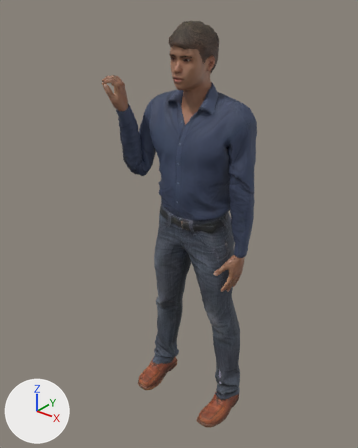
The Blender file assets-src/avatars/mpfb2/avatar.blend: old version first, new version second.
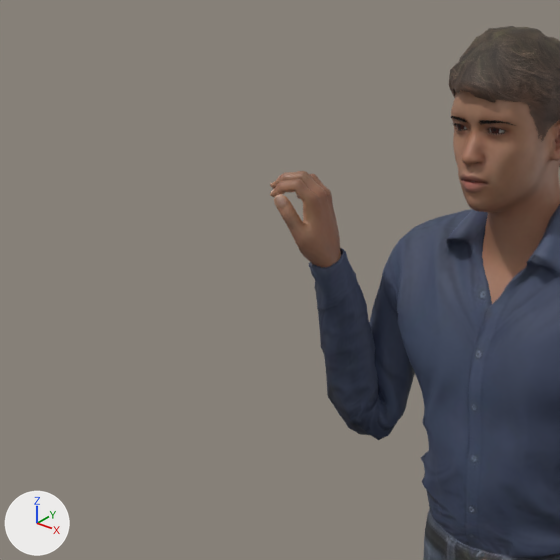
There are two pictures of each version: one whole from a 50 mm camera at (1.26, -1.728, 2.057) aimed at (-0.065, -0.072, 1.03), one close up on the part from 0% to 59% of the width and 2% to 49% of the height. The axes (+X, +Y, +Z) are drawn at lower left. The lights are the same throughout. The first two pictures are the older version. Both versions are drawn at frame 1 of the action 'sign_C'; the numbers are the values there.

The first close-up shows 'nexolsc_mpfb2', 'nexolsc_mpfb2.male_casualsuit01', 'nexolsc_mpfb2.short02' and 3 more.
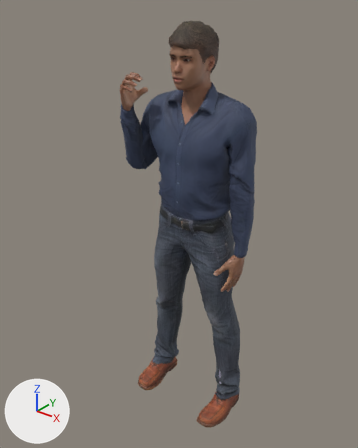
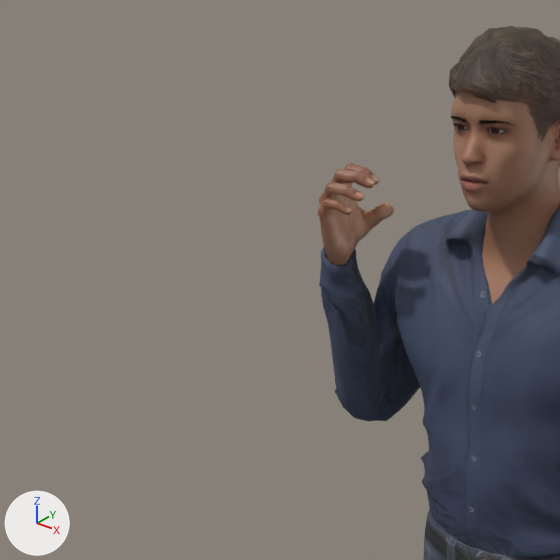
Location of each change, [x1, y1, x2, y2] in pixels of the close-ups (560 x 560 px):
```json
{"object": "nexolsc_mpfb2.male_casualsuit01", "change": "posed", "before": [309, 204, 560, 560], "after": [319, 204, 560, 560]}
{"object": "nexolsc_mpfb2", "change": "posed", "before": [270, 90, 560, 304], "after": [318, 90, 560, 304]}
```

Edits to the scene script, one JSON object a line:
```json
{"block": "bone_forearm_fk_r", "where": "bone_forearm_fk_r = bpy.data.objects['rig'].pose.bones['forearm_fk.R']  # child of 'upper_arm_fk.R'"}
{"op": "set", "path": "bone_forearm_fk_r.rotation_euler", "old": "(1.326, -0.105, -2.496)", "new": "(1.868, 0.122, 0.454)", "note": "degrees (76, -6, -143) -> degrees (107, 7, 26)"}
{"block": "bone_hand_fk_r", "where": "bone_hand_fk_r = bpy.data.objects['rig'].pose.bones['hand_fk.R']  # child of 'MCH-hand_fk.R'"}
{"op": "set", "path": "bone_hand_fk_r.rotation_euler", "old": "(-0.332, 0.0698, -0.105)", "new": "(0.0, 0.0349, -0.0873)", "note": "degrees (-19, 4, -6) -> degrees (0, 2, -5)"}
{"block": "bone_thumb_01_master_r", "where": "bone_thumb_01_master_r = bpy.data.objects['rig'].pose.bones['thumb.01_master.R']  # child of 'ORG-palm.01.R'"}
{"op": "set", "path": "bone_thumb_01_master_r.rotation_euler", "old": "(0.0, 0.0, 0.0)", "new": "(0.262, 0.349, -0.279)", "note": "degrees (0, 0, 0) -> degrees (15, 20, -16)"}
{"block": "bone_thumb_01_r", "where": "bone_thumb_01_r = bpy.data.objects['rig'].pose.bones['thumb.01.R']  # child of 'MCH-thumb.01_drv.R'"}
{"op": "set", "path": "bone_thumb_01_r.rotation_euler", "old": "(0.0, 0.0, 0.262)", "new": "(0.157, 0.0, -0.0524)", "note": "degrees (0, 0, 15) -> degrees (9, 0, -3)"}
{"block": "bone_thumb_02_r", "where": "bone_thumb_02_r = bpy.data.objects['rig'].pose.bones['thumb.02.R']  # child of 'MCH-thumb.02_drv.R'"}
{"op": "set", "path": "bone_thumb_02_r.rotation_euler", "old": "(0.262, 0.0, 0.0)", "new": "(0.14, 0.0, 0.0)", "note": "degrees (15, 0, 0) -> degrees (8, 0, 0)"}
```
